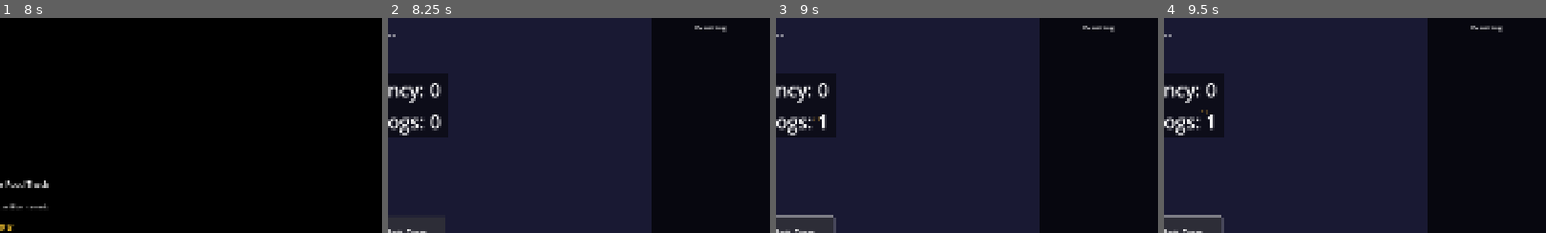
Above: before the commit, frames 1-4 (left to right).
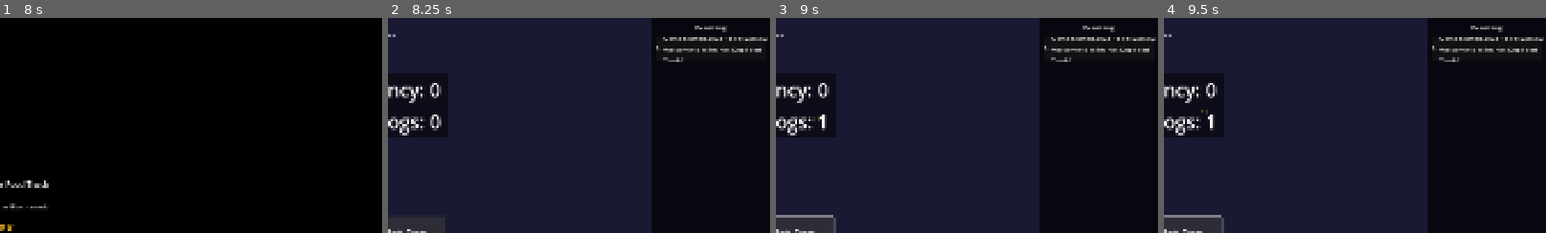
Above: after the commit, the same moments.

Repository: aaronleebrooks/weenieworld
Game: Godot game, scene res://scenes/main_menu/MainMenu.tscn
The game is run twice, just before and just after one commit, with the same random seed, the same clock (stepped at 60 frames per second) and the same inputs.
Inputs (mouse positions are % of the whole screen's width and height, from its top left):
- Up to frame 1 (8 s): click "New Game" at 0.5 s; click (50, 45) at 1.27 s; type "Alex" at 1.35 s; click "New Game" at 2 s; click "Start Game" at 2.75 s; click "Start Game" at 3.5 s; click "New Game" at 4.25 s; click "Start Game" at 5 s; click "Cancel" at 5.75 s; click "Go Back" at 6.5 s; click "Options" at 7.25 s
- Up to frame 2 (8.25 s): tap Enter at 8, 8.1 s
- Up to frame 3 (9 s): click "Make Hot Dog" at 8.75 s
- Up to frame 4 (9.5 s): no input
The pictures show only the part of the screen within x 50-100%, y 0-50%; the shares and areas given below are measured in that part.

Frame 1 is identical in both runs. In frame 2, 0.9% of the frame differs, in the area x 70-100%, y 8-21%; in frame 3, 0.9%; in frame 4, 0.9%.
Error before the commit: Attempt to call function 'get_children' in base 'null instance' on a null instance. (res://scenes/ui/EventLog.gd:29)

Commit message:
Fix EventLog.gd node references to match new scene structure

Diff:
--- a/scenes/game/Game.tscn
+++ b/scenes/game/Game.tscn
@@ -65,7 +65,6 @@
 custom_minimum_size = Vector2(0, 30)
 layout_mode = 2
 text = "<"
-horizontal_alignment = 1
 
 [node name="MenuButtonsContainer" type="VBoxContainer" parent="TopLeftMenu"]
 layout_mode = 2
--- a/scenes/ui/EventLog.gd
+++ b/scenes/ui/EventLog.gd
@@ -2,8 +2,8 @@
 
 signal event_log_closed()
 
-@onready var event_list_container = $EventContainer/EventList/EventListContainer
-@onready var title_label = $EventContainer/Header/Title
+@onready var event_list_container = $MainContainer/ScrollContainer/EventListContainer
+@onready var title_label = $MainContainer/Header
 
 var event_log_manager: Node
 var event_item_scene = preload("res://scenes/ui/EventLogItem.tscn")
